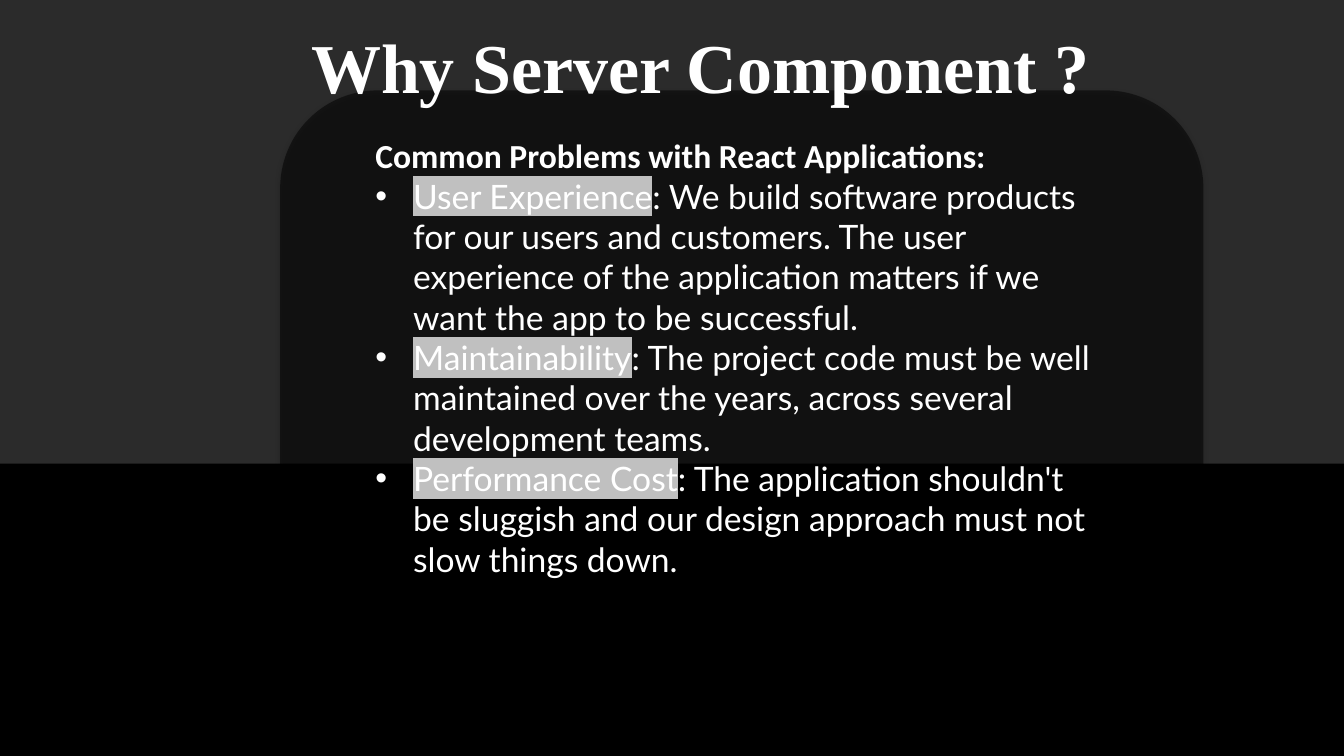
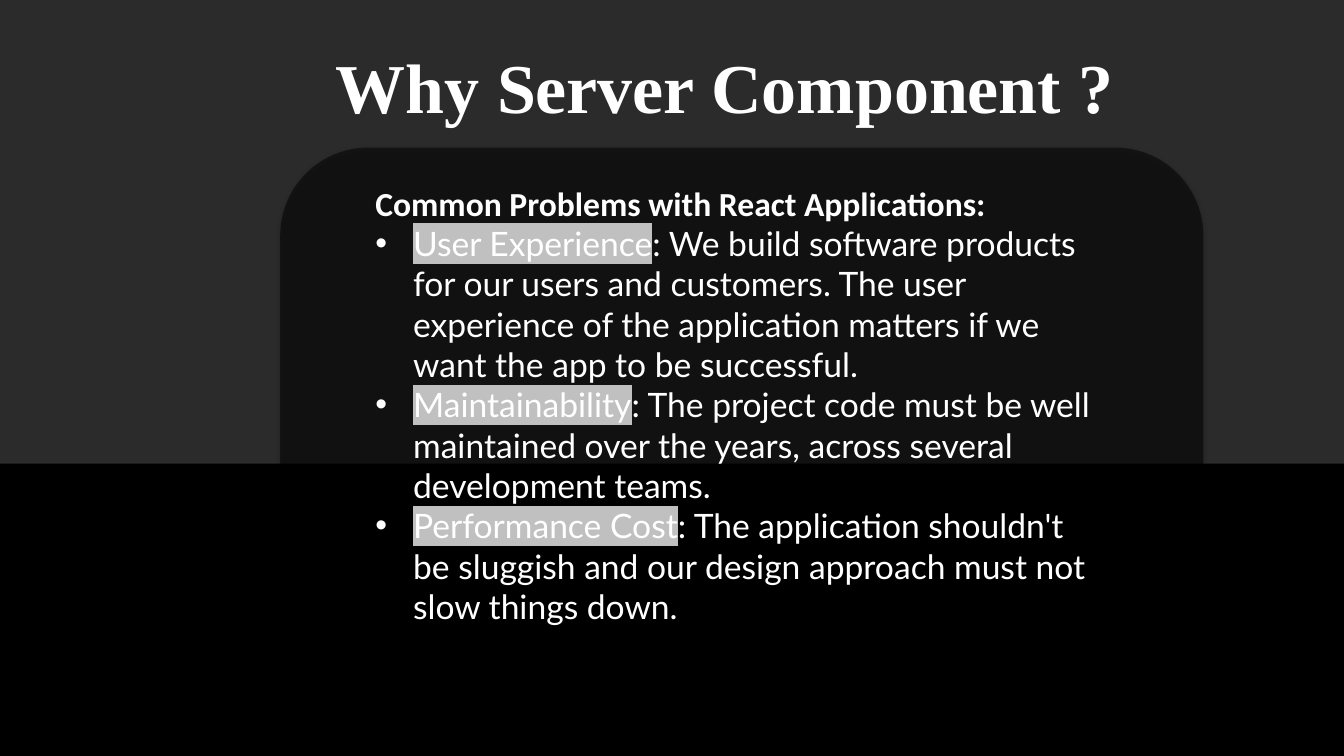
Before and after one commit to PinkPigPinkPig/seminar-rsc, a slide deck: slide 4 of RSC final.pptx. Drawn at 1344x756 pixels with LibreOffice and Linux fonts; fonts in the diff are those of the drawing; background and template pictures are left out; a plain dark background stands for a picture behind light text. Boxes give left, top, right and bottom in pixels: in the first picture for what was removed or moved away, otherwise in the second. Text is boxed around its words. In the diff, an @@ line names an element or a change of style, - is before the commit and + after.

```diff
--- a/RSC final.pptx
+++ b/RSC final.pptx
@@ text "Why Server Component ?": place and size @@
-text "Why Server Component ?" at [311, 44, 1037, 106]
+text "Why Server Component ?" at [336, 64, 1061, 126]
@@ rounded rectangle: place and size @@
-rounded rectangle at [280, 91, 1204, 677]
+rounded rectangle at [280, 147, 1204, 676]
@@ text "Common Problems with React Applications:": place and size @@
-text "Common Problems with React Applications:" at [375, 144, 1090, 578]
+text "Common Problems with React Applications:" at [375, 192, 1090, 625]
```
Also in this commit, not shown: 14 other slides changed, 7 slides added, 6 slides removed.
